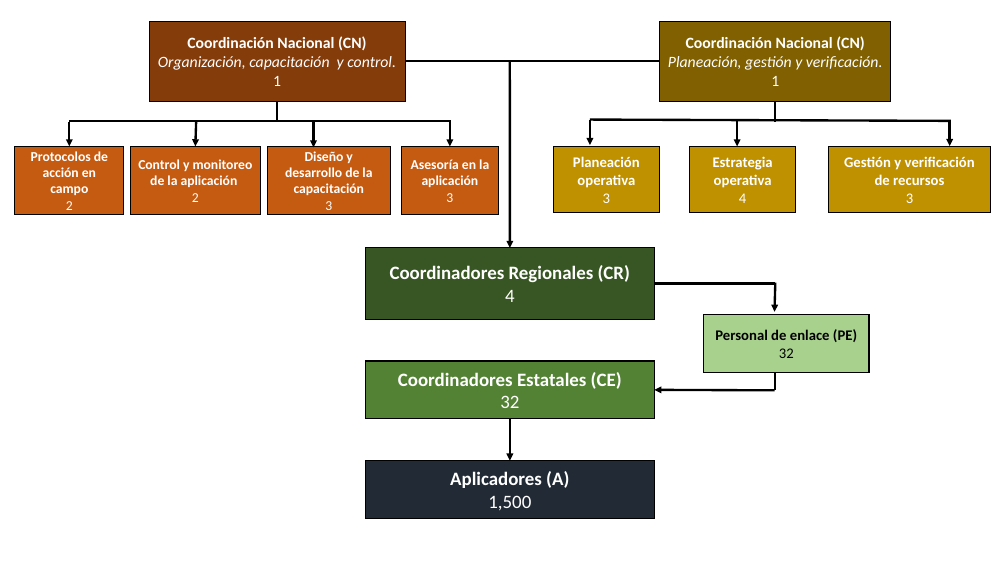
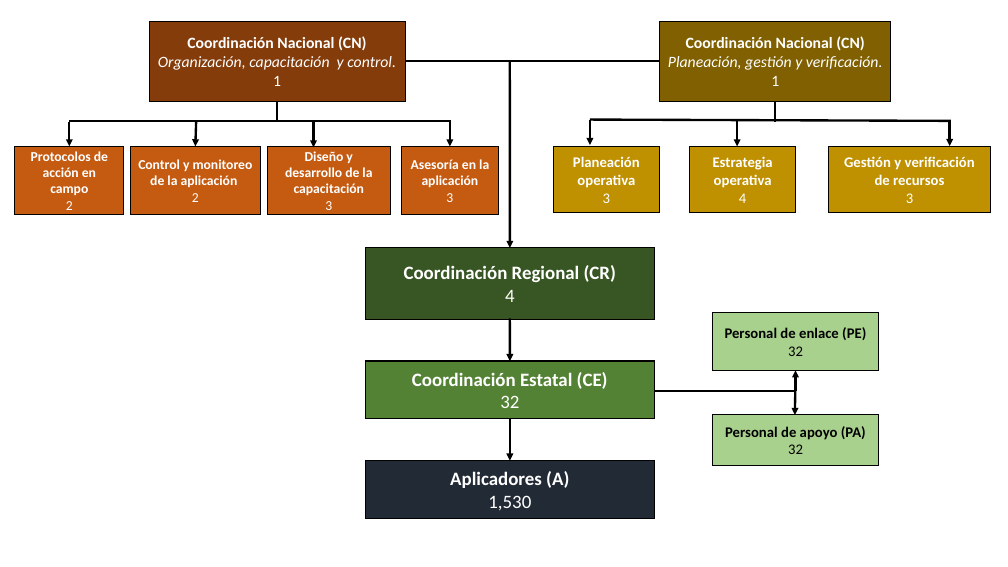
Before and after one commit to Adrifelcha/afchavez-019, a slide deck: slide 1 of UNAM/Enero/Licitación/Esquemas.pptx. Drawn at 1008x567 pixels with LibreOffice and Linux fonts; fonts in the diff are those of the drawing. Boxes give left, top, right and bottom in pixels: in the first picture for what was removed or moved away, otherwise in the second. Text is boxed around its words. In the diff, an @@ line names an element or a change of style, - is before the commit and + after.

```diff
--- a/UNAM/Enero/Licitación/Esquemas.pptx
+++ b/UNAM/Enero/Licitación/Esquemas.pptx
@@ text in rectangle at (404,265,616,282): text changed @@
-Coordinadores Regionales (CR)
+Coordinación Regional (CR)
@@ arrow added from (510, 318) to (510, 361), #000000 2.25 pt @@
@@ rectangle "Personal de enlace (PE)": place and size @@
-rectangle "Personal de enlace (PE)" at (704,315,870,373)
+rectangle "Personal de enlace (PE)" at (713,313,879,371)
@@ text in rectangle at (412,372,608,389): text changed @@
-Coordinadores Estatales (CE)
+Coordinación Estatal (CE)
@@ line removed from (775, 374) to (775, 389) @@
@@ arrow moved from (775, 390) - (655, 390) to (796, 391) - (796, 371) @@
@@ line moved from (655, 284) - (776, 284) to (655, 391) - (796, 391) @@
@@ rectangle added at (713,415,879,465), fill #A9D18E, outline #000000 1 pt, 14 pt, text #000000, bold @@
+Personal de apoyo (PA)
+32
@@ arrow moved from (776, 283) - (775, 312) to (796, 391) - (795, 415) @@
@@ text in rectangle at (488,495,531,510): text changed @@
-1,500
+1,530
```
Also in this commit, not shown: 1 other slide changed.
